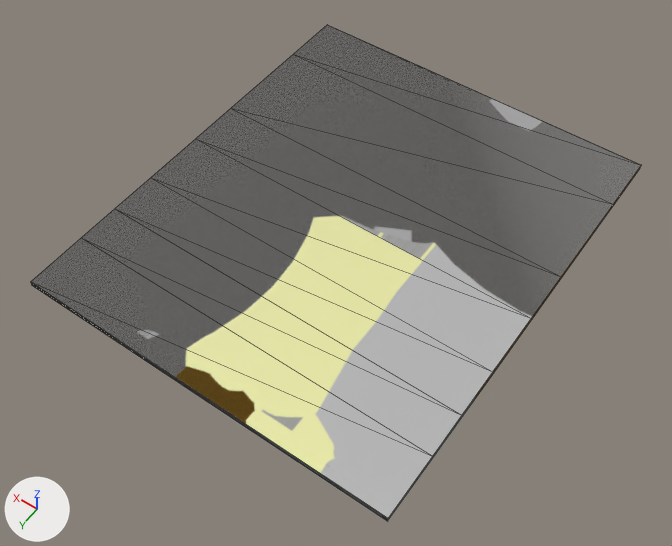
An edit to the FBX model Assets/Assets/PabloProps/carpet 3.fbx, drawn before and after from the same camera.
Rendered twice from a 50 mm lens placed at (0.0256, -0.3868, 0.0308), pointed at (0.0395, -0.4063, 0.0002). Lighting does not change. The marker at lower left points along +X, +Y and +Z. The older version comes first. Mesh edges are drawn as thin lines. Where no turn or scale is listed for an object, it has been applied to the vertices.
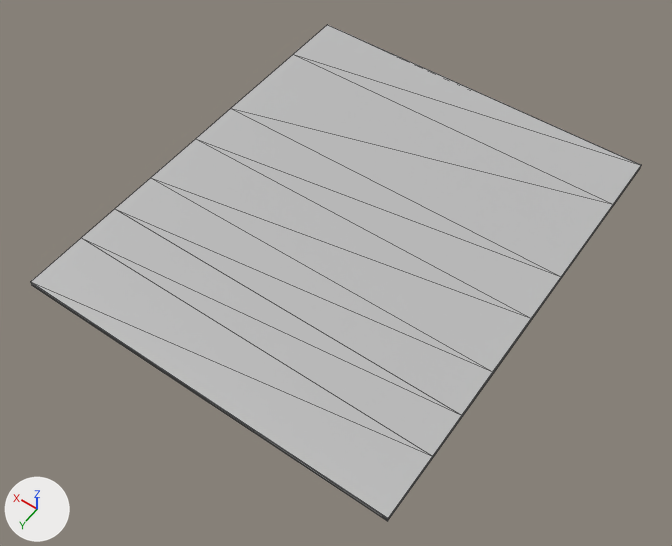
The newer file is also turned or shifted as a whole; pictures and numbers use the older file's frame.

Edits to the bpy script that builds the scene:
```text
Add mat_maya_lambert22:
    mat_maya_lambert22 = principled_material('Maya_Lambert22')
    mat_maya_lambert22.base_color = (0.5, 0.5, 0.5)  # grey #bcbcbc
Change me_mesh:
    where me_mesh.from_pydata(...)  # 64 vertices, 102 faces; spans x 0.0..0.0169, y -0.02..0.0, z -0.0002..0.0
    remove me_mesh.materials.append(mat_aistandardsurface13)
    add me_mesh.materials.append(mat_maya_lambert22)  # grey #bcbcbc
```

What differs and where, as boxes (x1, y1, x2, y2) in the pictures (672 x 546 px):
'polySurface571', recoloured: (31, 25, 641, 521) in both
